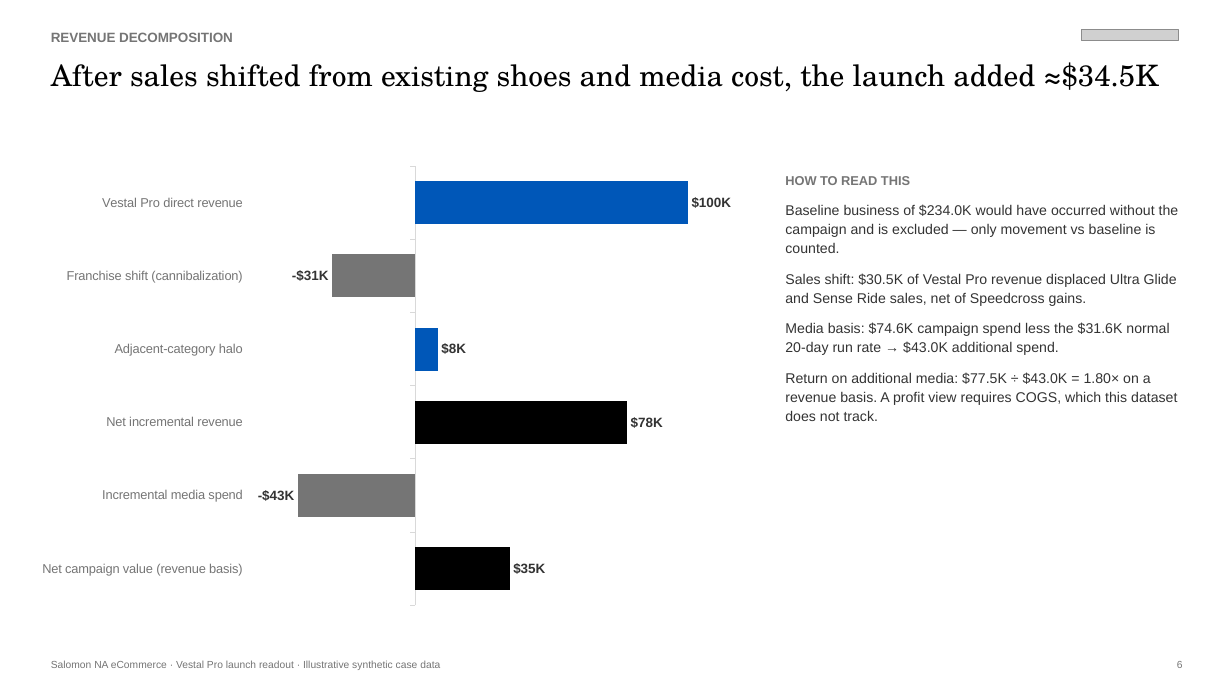
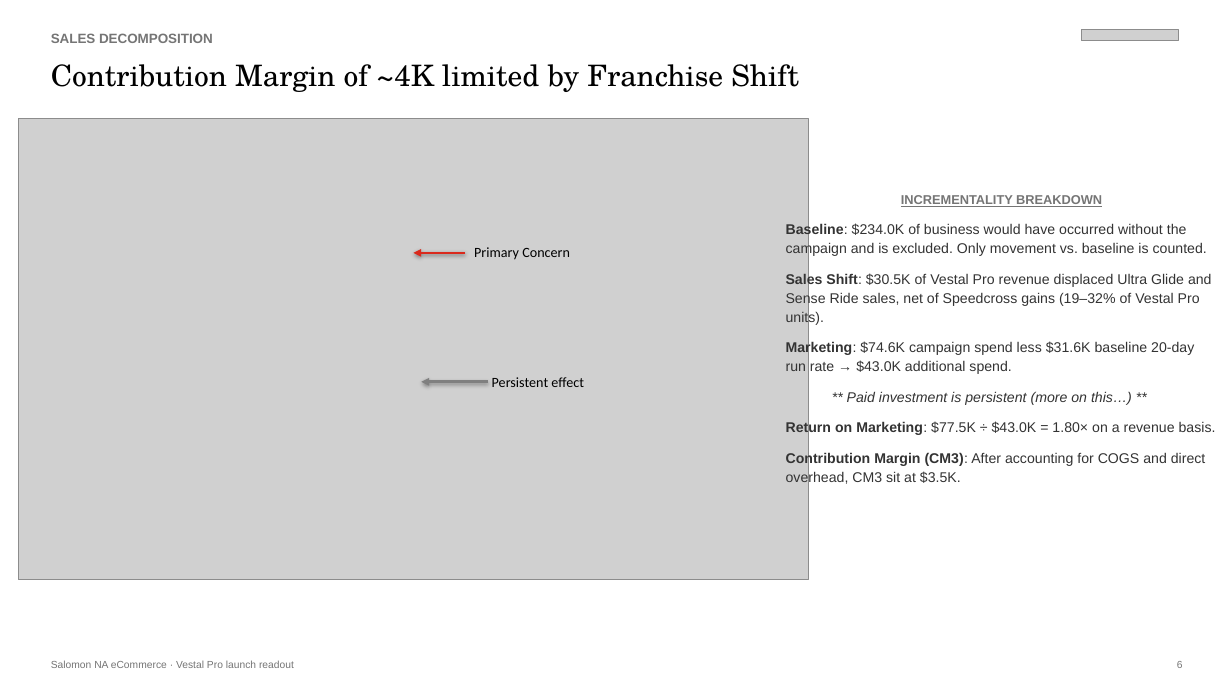
Before and after one commit to andersone17/salomon_case, a slide deck: slide 5 of deliverables/VestalPro_Campaign_Readout.pptx. Drawn at 1232x693 pixels with LibreOffice and Linux fonts; fonts in the diff are those of the drawing; grey boxes stand for pictures. Boxes give left, top, right and bottom in pixels: in the first picture for what was removed or moved away, otherwise in the second. Text is boxed around its words. In the diff, an @@ line names an element or a change of style, - is before the commit and + after.

```diff
--- a/deliverables/VestalPro_Campaign_Readout.pptx
+++ b/deliverables/VestalPro_Campaign_Readout.pptx
@@ text at (51,33,213,43): text changed @@
-REVENUE DECOMPOSITION
+SALES DECOMPOSITION
@@ text at (51,64,799,92): text changed @@
-After sales shifted from existing shoes and media cost, the launch added ≈$34.5K
+Contribution Margin of ~4K limited by Franchise Shift
@@ picture added at (18,118,809,579) @@
@@ bar chart removed at (28,157,758,615) @@
-categories: Net campaign value (revenue basis), Incremental media spend, Net incremental revenue, Adjacent-category halo, Franchise shift (cannibalization), Vestal Pro direct revenue
-Series 1: 34000, -43000, 78000, 8000, -30000, 100000
@@ text at (786,195,1216,486): text changed @@
-HOW TO READ THIS
-Baseline business of $234.0K would have occurred without the campaign and is excluded — only movement vs baseline is counted.
-Sales shift: $30.5K of Vestal Pro revenue displaced Ultra Glide and Sense Ride sales, net of Speedcross gains.
-Media basis: $74.6K campaign spend less the $31.6K normal 20-day run rate → $43.0K additional spend.
-Return on additional media: $77.5K ÷ $43.0K = 1.80× on a revenue basis. A profit view requires COGS, which this dataset does not track.
+INCREMENTALITY BREAKDOWN
+Baseline: $234.0K of business would have occurred without the campaign and is excluded. Only movement vs. baseline is counted.
+Sales Shift: $30.5K of Vestal Pro revenue displaced Ultra Glide and Sense Ride sales, net of Speedcross gains (19–32% of Vestal Pro units).
+Marketing: $74.6K campaign spend less $31.6K baseline 20-day run rate → $43.0K additional spend.
+** Paid investment is persistent (more on this…) **
+Return on Marketing: $77.5K ÷ $43.0K = 1.80× on a revenue basis.
+Contribution Margin (CM3): After accounting for COGS and direct overhead, CM3 sit at $3.5K.
@@ arrow added from (465, 253) to (413, 253), #DA291C 2 pt @@
@@ text added at (474,247,570,260), 11 pt, text #000000 @@
+Primary Concern
@@ arrow added from (488, 382) to (421, 382), #808080 2 pt @@
@@ text added at (492,377,584,387), 11 pt, text #000000 @@
+Persistent effect
@@ text at (51,660,294,668): text changed @@
-Salomon NA eCommerce · Vestal Pro launch readout · Illustrative synthetic case data
+Salomon NA eCommerce · Vestal Pro launch readout
```
Also in this commit, not shown: 5 other slides changed, 8 other files.
